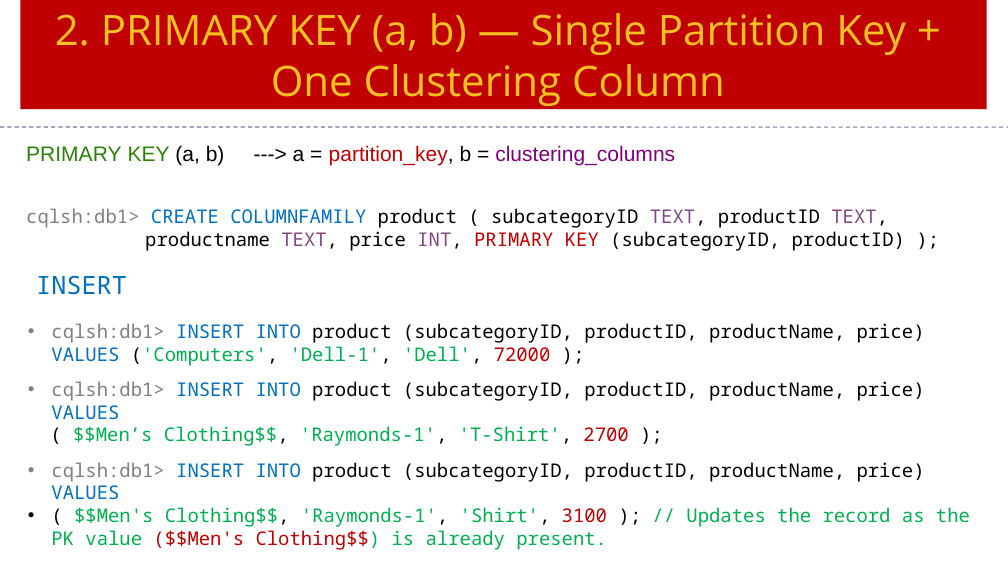
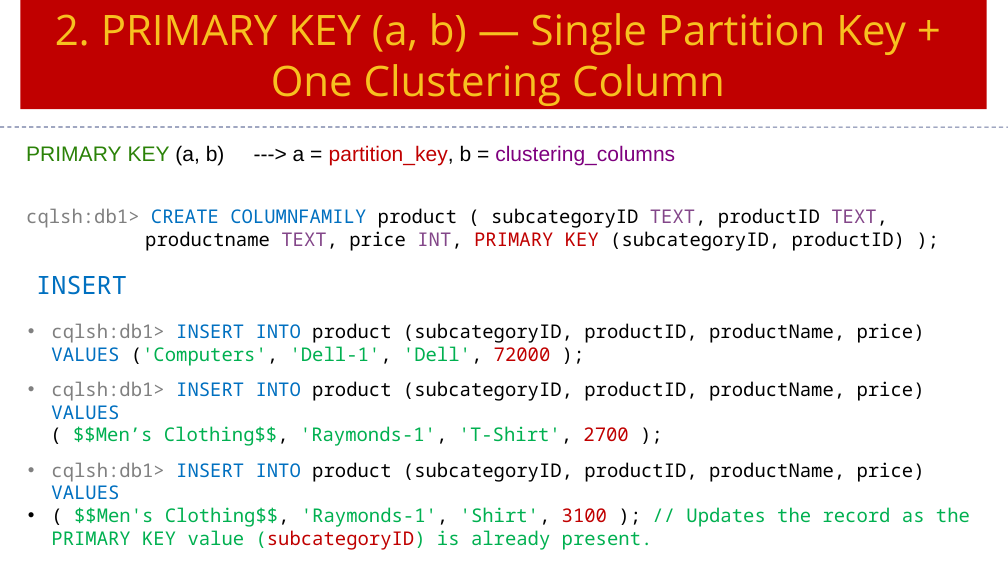
Before and after one commit to Saleel-Bagde/PPT-s, a slide deck: slide 22 of Cassandra Ver3.pptx. Drawn at 1008x567 pixels with LibreOffice and Linux fonts; fonts in the diff are those of the drawing. Boxes give left, top, right and bottom in pixels: in the first picture for what was removed or moved away, otherwise in the second. Text is boxed around its words. In the diff, an @@ line names an element or a change of style, - is before the commit and + after.

```diff
--- a/Cassandra Ver3.pptx
+++ b/Cassandra Ver3.pptx
@@ text at <box>51,507,970,550</box>: text changed @@
-• ( $$Men's Clothing$$, 'Raymonds-1', 'Shirt', 3100 ); // Updates the record as the PK value ($$Men's Clothing$$) is already present.
+• ( $$Men's Clothing$$, 'Raymonds-1', 'Shirt', 3100 ); // Updates the record as the PRIMARY KEY value (subcategoryID) is already present.
```
Also in this commit, not shown: 3 other slides changed.
